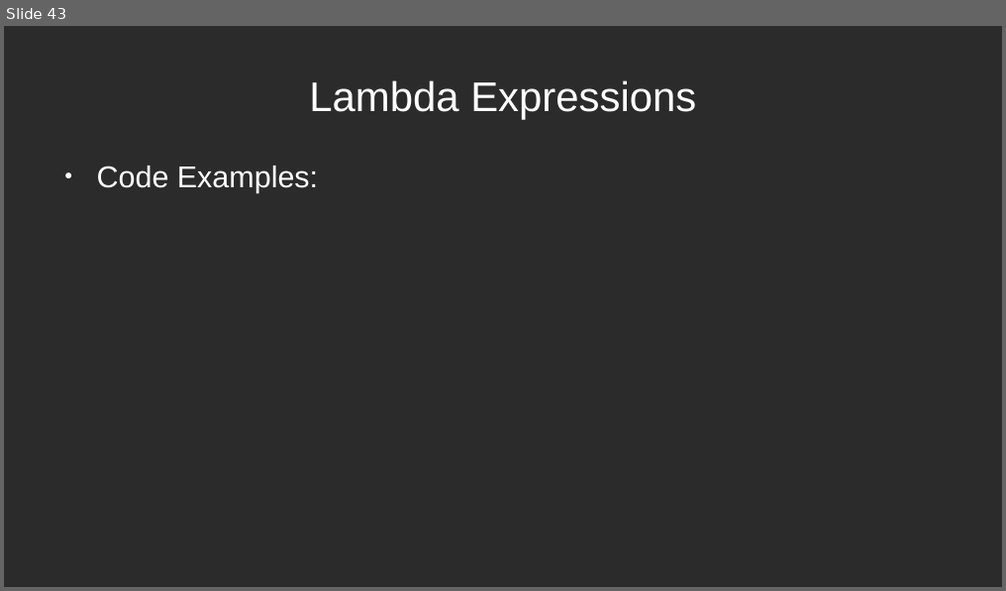
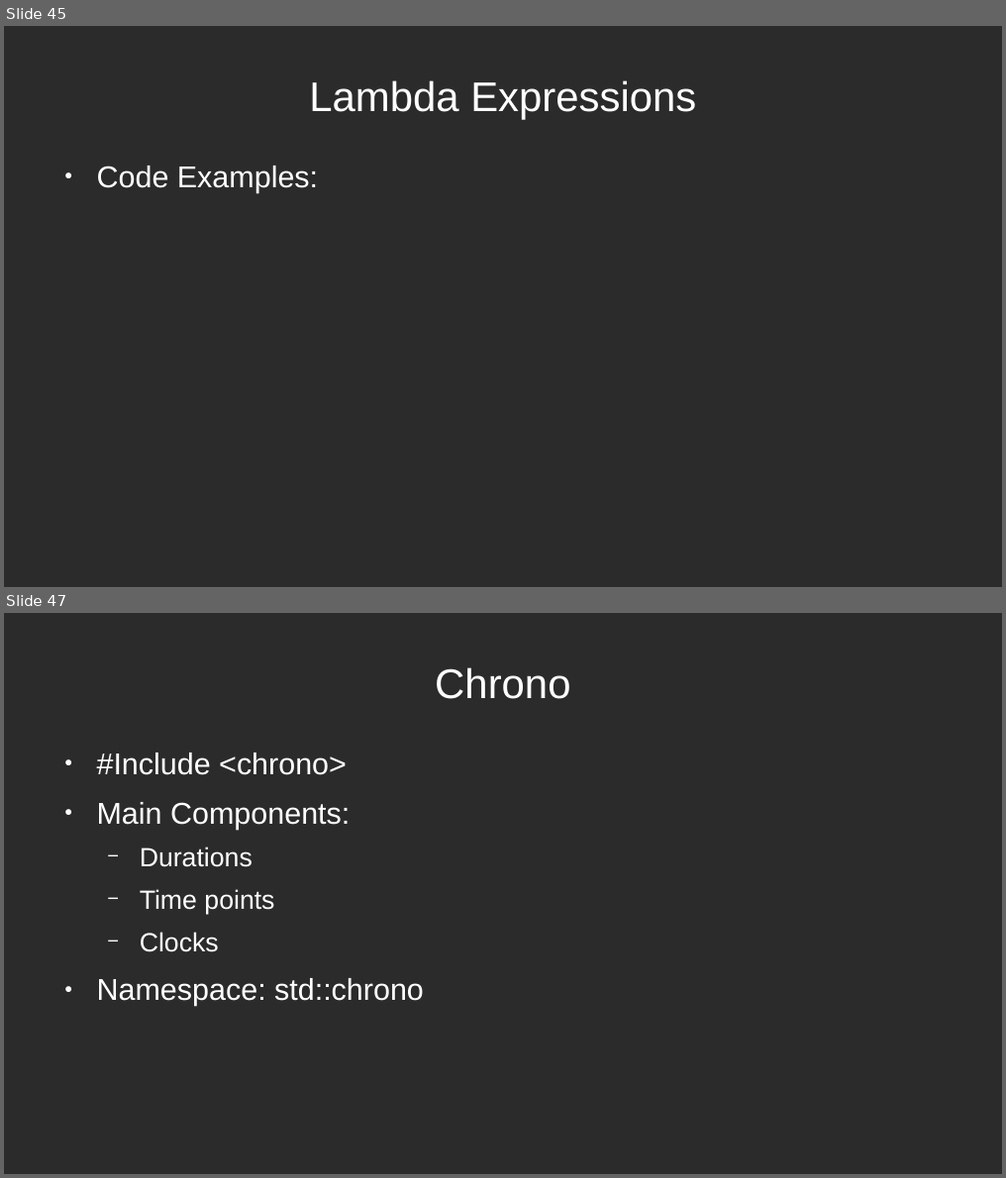
Before and after one commit to mleibeng/Crash-Course-CPP-11-17, a slide deck: Presentation/Crash Course.odp. Shown one above the other, each under a label of ours: slide 43 before the commit, slides 45 and 47 after it; the slides between them are not shown. The pictures are 1006x591 and 1006x1178 pixels, drawn with LibreOffice and Linux fonts; fonts in the diff are those of the drawing; background and template pictures are left out; a plain dark background stands for a picture behind light text. Boxes give left, top, right and bottom in pixels: in the first picture for what was removed or moved away, otherwise in the second. Text is boxed around its words. In the diff, an @@ line names an element or a change of style, - is before the commit and + after.

```diff
--- a/Presentation/Crash Course.odp
+++ b/Presentation/Crash Course.odp
@@ slide 47 added at box(4, 613, 1002, 1174), background picture (left out) @@
@@ title added at box(435, 667, 570, 699), 33 pt, text #FFFFFF @@
+Chrono
@@ text added at box(97, 753, 424, 1006), 24 pt, text #FFFFFF @@
+● #Include <chrono>
+● Main Components:
+  − Durations
+  − Time points
+  − Clocks
+● Namespace: std::chrono
@@ what was slide 43 is now slide 45 @@
```
Also in this commit, not shown: 2 slides changed, 36 other slides added, 5 slides removed, 2 other files.
